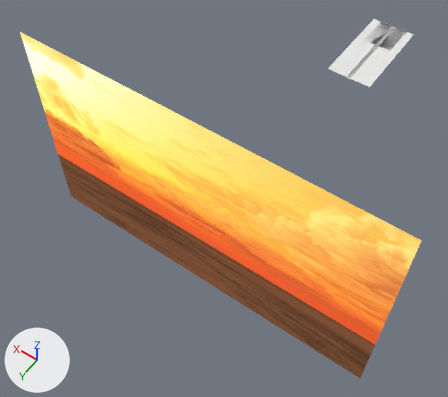
The Blender file village/village-cut2.blend as it was, and as the next commit left it.
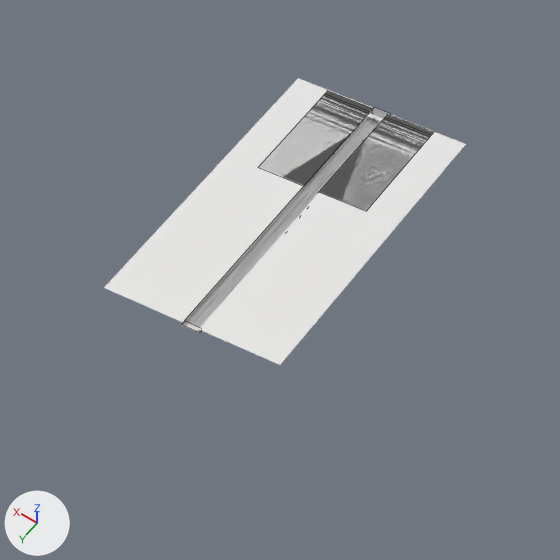
There are two pictures of each version: one whole from a 50 mm lens placed at (-244.0, 772.0, 573.0), pointed at (42.0, 372.0, -55.0), one close up on the part from 68% to 97% of the width and 0% to 34% of the height. Arrows for +X, +Y and +Z are at lower left; the lights stay in place. The close-ups show mesh edges as thin lines.

In view in the first close-up: 'ground-far', 'ground-meadow', 'water'.
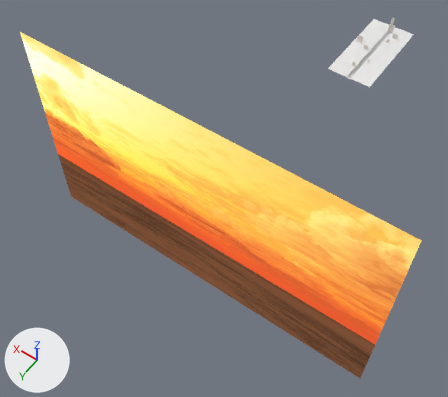
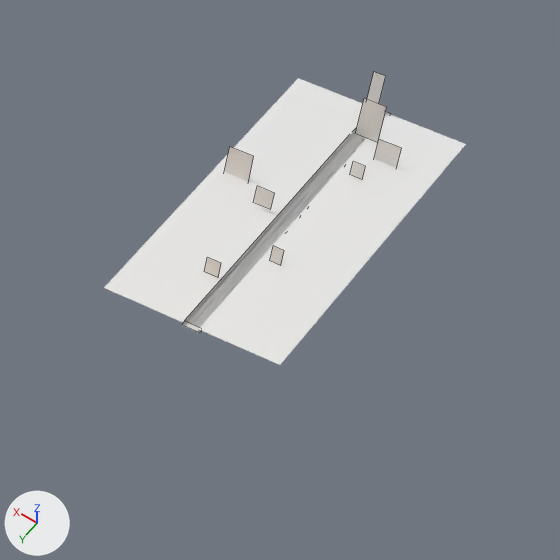
Where the change shows, as pixel boxes (x1, y1, x2, y2) in the close-ups (560 x 560 px):
```json
{"object": "ground-meadow", "change": "hidden", "before": [259, 91, 434, 210]}
{"object": "tree-test1", "change": "shown", "after": [355, 98, 387, 143]}
{"object": "tree-test2.001", "change": "shown", "after": [224, 147, 254, 182]}
{"object": "tree-test1.003", "change": "shown", "after": [374, 140, 402, 168]}
{"object": "tree-test1.001", "change": "shown", "after": [367, 72, 386, 104]}
{"object": "tree-test1.005", "change": "shown", "after": [253, 186, 274, 210]}
{"object": "tree-test1.006", "change": "shown", "after": [204, 257, 221, 277]}
{"object": "tree-test1.002", "change": "shown", "after": [350, 161, 366, 180]}
{"object": "tree-test2", "change": "shown", "after": [270, 246, 284, 265]}
```

Scene script edits in JSON lines:
```json
{"op": "remove", "block": "ob_tree_test1", "code": "ob_tree_test1.hide_set(True)  # its collection is switched off"}
{"op": "remove", "block": "ob_tree_test1_001", "code": "ob_tree_test1_001.hide_set(True)  # its collection is switched off"}
{"op": "remove", "block": "ob_tree_test1_002", "code": "ob_tree_test1_002.hide_set(True)  # its collection is switched off"}
{"op": "remove", "block": "ob_tree_test1_003", "code": "ob_tree_test1_003.hide_set(True)  # its collection is switched off"}
{"op": "remove", "block": "ob_tree_test1_005", "code": "ob_tree_test1_005.hide_set(True)  # its collection is switched off"}
{"op": "remove", "block": "ob_tree_test1_006", "code": "ob_tree_test1_006.hide_set(True)  # its collection is switched off"}
{"op": "remove", "block": "ob_tree_test2", "code": "ob_tree_test2.hide_set(True)  # its collection is switched off"}
{"op": "remove", "block": "ob_tree_test2_001", "code": "ob_tree_test2_001.hide_set(True)  # its collection is switched off"}
{"op": "add", "block": "ob_ground_meadow", "code": "ob_ground_meadow.hide_render = True"}
```
